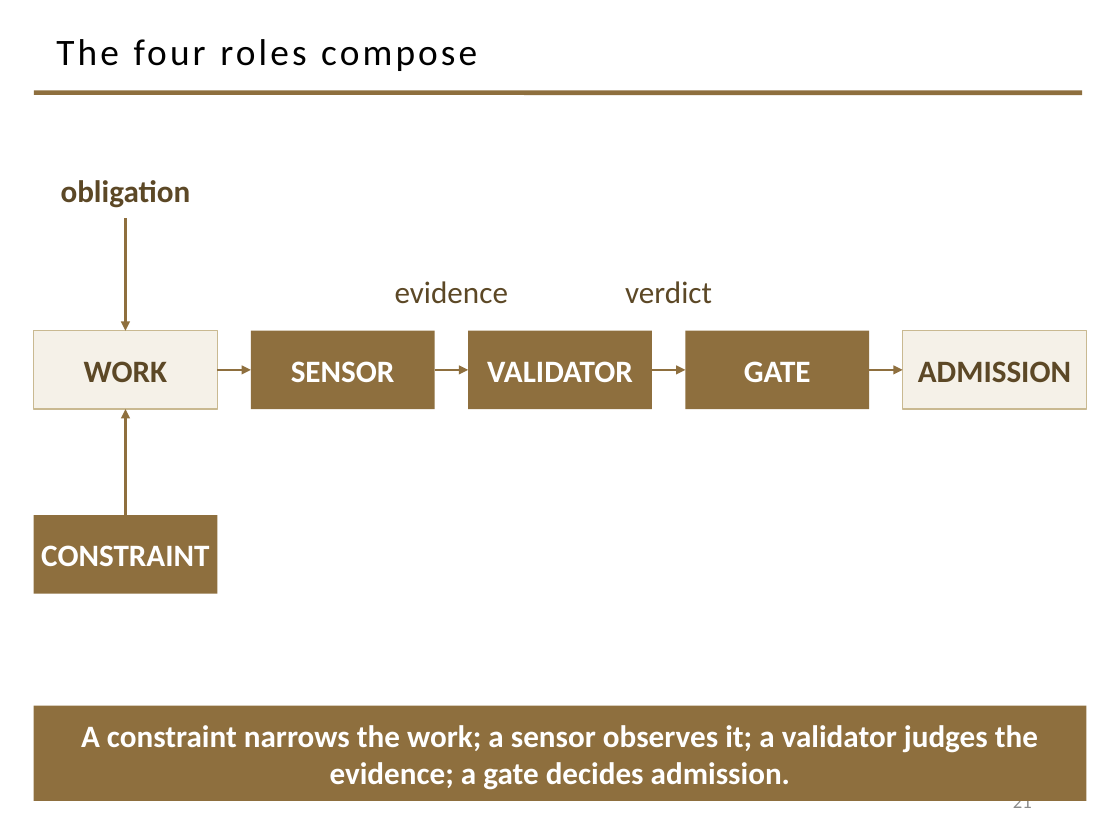
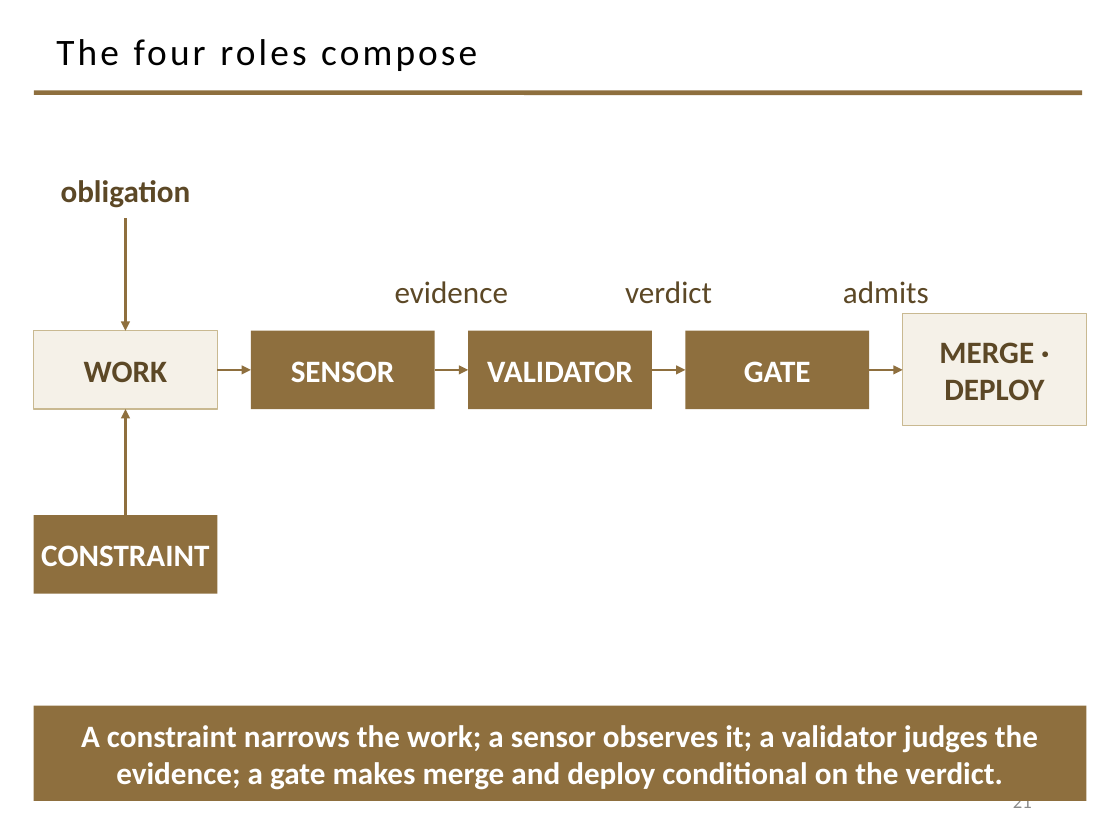
Before and after one commit to davisjam/model-based-agentic-software-engineering, a slide deck: slide 21 of course/lectures/act-2-delegation-and-control/03-alignment/2-3-Alignment.pptx. Drawn at 1120x840 pixels with LibreOffice and Linux fonts; fonts in the diff are those of the drawing; background and template pictures are left out. Boxes give left, top, right and bottom in pixels: in the first picture for what was removed or moved away, otherwise in the second. Text is boxed around its words. In the diff, an @@ line names an element or a change of style, - is before the commit and + after.

Commit message:
deck 2-3: cut 3 — fold 'A verdict can control authority' into 'The four roles compose'; pipeline ends at a gate controlling MERGE/DEPLOY (41->40)

```diff
--- a/course/lectures/act-2-delegation-and-control/03-alignment/2-3-Alignment.pptx
+++ b/course/lectures/act-2-delegation-and-control/03-alignment/2-3-Alignment.pptx
@@ text added at (x1=843, y1=281, x2=929, y2=304), 20 pt, text #5C4826 @@
+admits
@@ rectangle added at (x1=903, y1=314, x2=1086, y2=426), fill #F5F1E8, outline #C9B991 1 pt, 20 pt, text #5C4826, bold @@
+MERGE · DEPLOY
@@ rectangle removed at (x1=903, y1=330, x2=1086, y2=409) @@
-ADMISSION
@@ text in rectangle at (x1=81, y1=725, x2=1038, y2=790): text changed @@
-A constraint narrows the work; a sensor observes it; a validator judges the evidence; a gate decides admission.
+A constraint narrows the work; a sensor observes it; a validator judges the evidence; a gate makes merge and deploy conditional on the verdict.
```
Also in this commit, not shown: 1 slide removed.
